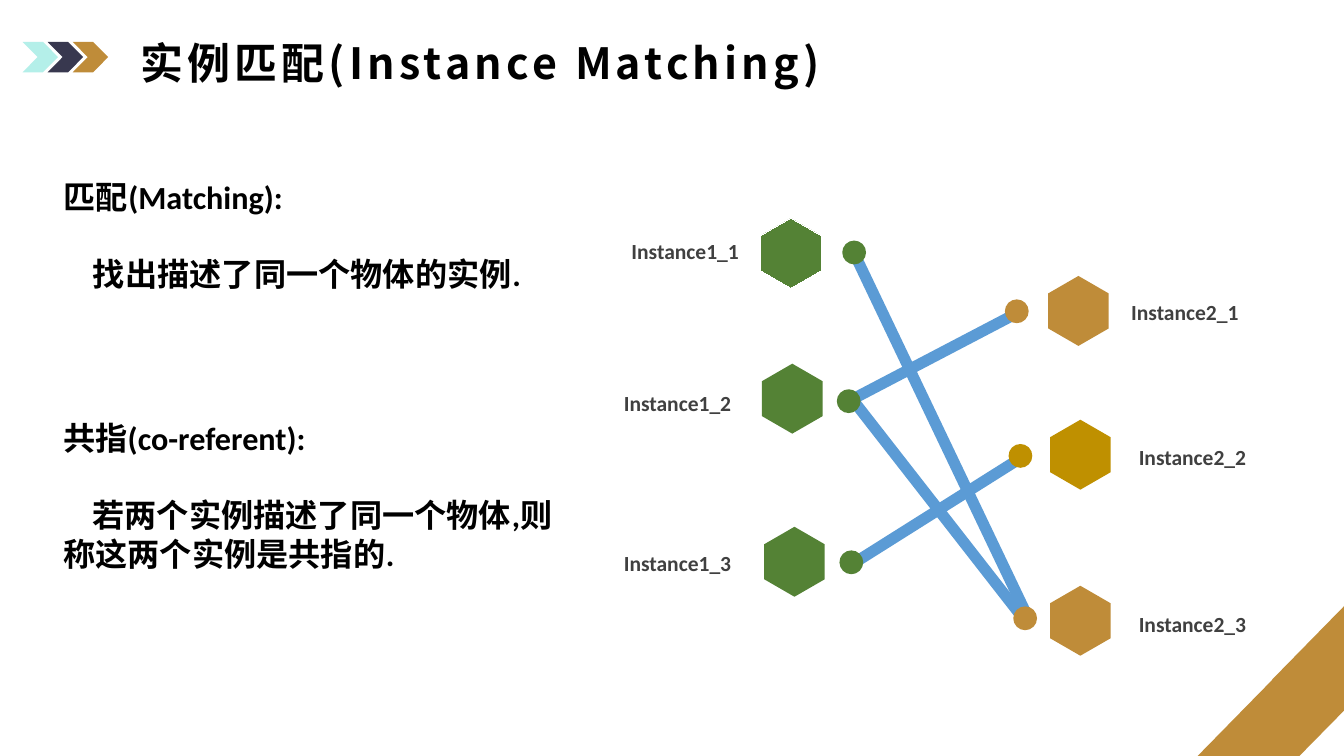
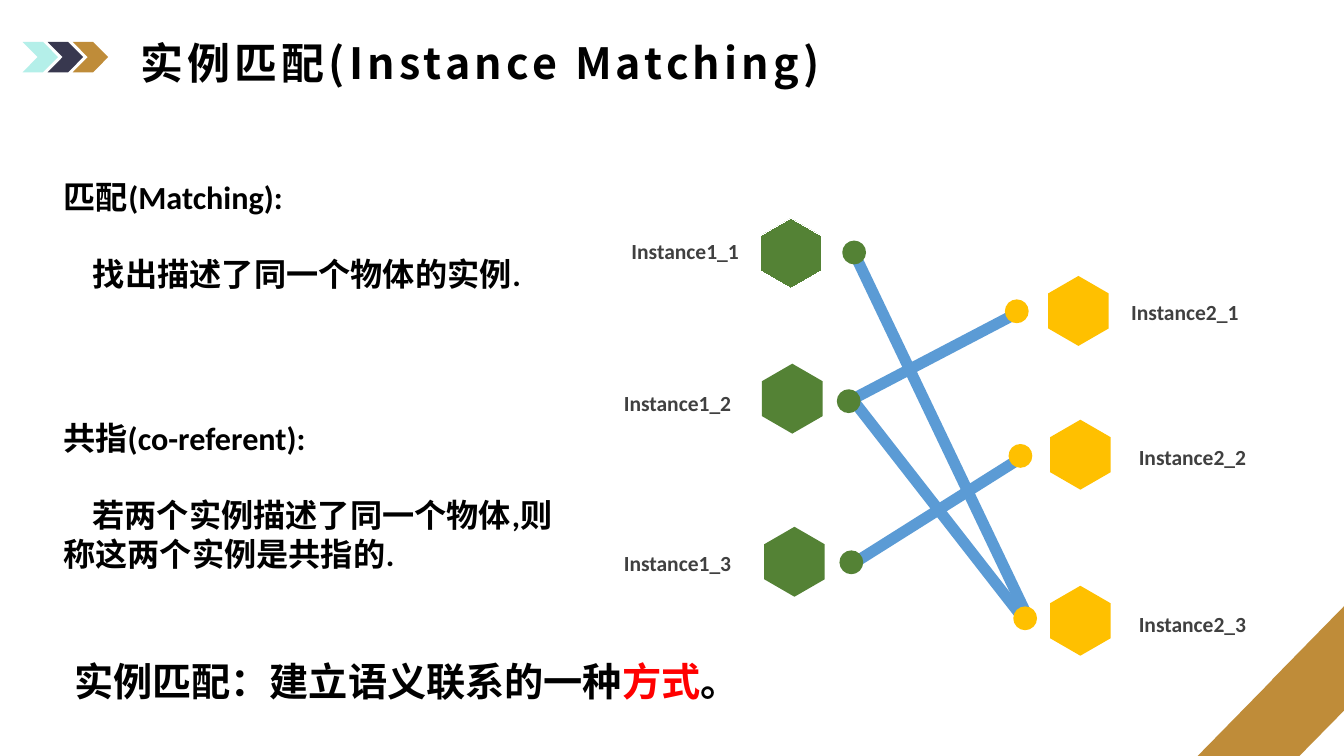
Before and after one commit to ciferlv/OAEI_IM, a slide deck: slide 6 of Luc.pptx. Drawn at 1344x756 pixels with LibreOffice and Linux fonts; fonts in the diff are those of the drawing; background and template pictures are left out. Boxes give left, top, right and bottom in pixels: in the first picture for what was removed or moved away, otherwise in the second. Text is boxed around its words. In the diff, an @@ line names an element or a change of style, - is before the commit and + after.

```diff
--- a/Luc.pptx
+++ b/Luc.pptx
@@ freeform shape at (1051, 419, 1111, 489): fill #BF9000 to #FFC000 @@
@@ freeform shape at (1009, 445, 1033, 469): fill #BF9000 to #FFC000 @@
@@ fill #BF8C39 to #FFC000 in 4 elements at (1051, 586, 1111, 655), (1049, 276, 1109, 346), (1005, 299, 1029, 324), (1013, 607, 1037, 631) @@
@@ text added at (74, 662, 740, 700), 28 pt, text #000000, bold @@
+实例匹配：建立语义联系的一种方式。
```
Also in this commit, not shown: 9 other slides changed, 5 slides added, 3 slides removed, 5 other files.
